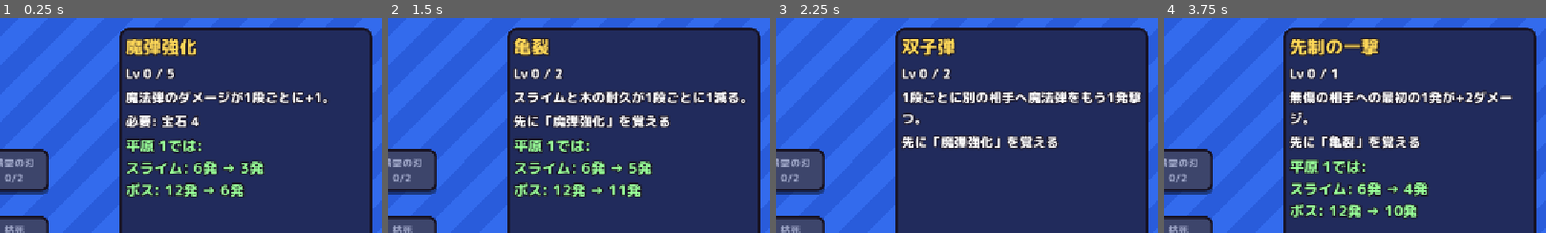
Above: before the commit, frames 1-4 (left to right).
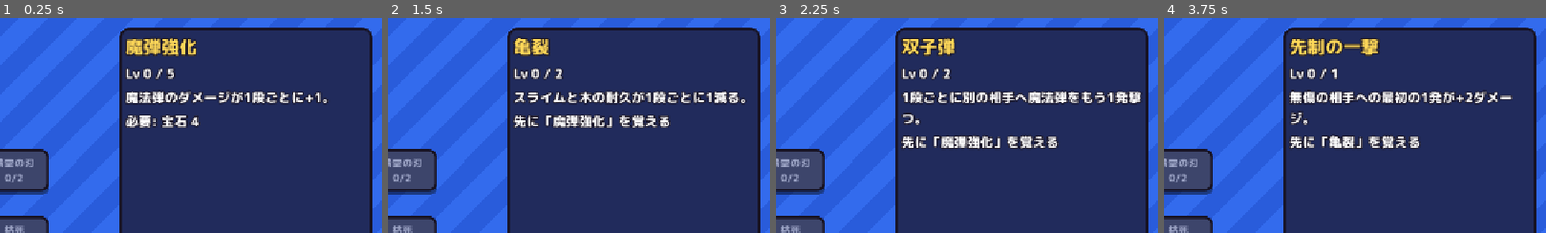
Above: after the commit, the same moments.

Repository: elefolo4565/fantasyIncremental
Game: Godot game, scene res://scenes/main/main.tscn
The game is run twice, just before and just after one commit, with the same random seed, the same clock (stepped at 60 frames per second) and the same inputs.
Inputs:
- Up to frame 1 (0.25 s): no input
- Up to frame 2 (1.5 s): click "魔弾強化 0/5" at 0.5 s; click "亀裂 0/2" at 1.25 s
- Up to frame 3 (2.25 s): click "双子弾 0/2" at 2 s
- Up to frame 4 (3.75 s): click "砕裂 0/2" at 2.75 s; click "先制の一撃 0/1" at 3.5 s
The pictures show only the part of the screen within x 50-100%, y 0-50%; the shares and areas given below are measured in that part.

The runs differ from the first frame. In frame 1, 4.0% of the frame differs, in the area x 32-70%, y 56-84%; in frame 2, 4.0%; in frame 3, nothing differs; in frame 4, 4.1%, in the area x 32-70%, y 65-94%.

Commit message:
強化のガイドから「何発で倒せるか」の表記をなくす
Co-Authored-By: Claude Opus 5.5 (1M context) <noreply@anthropic.com>
Claude-Session: https://claude.ai/code/session_01DCGdW39avWMz4PaMBGrhsd

Diff:
--- a/scenes/upgrade_tree/upgrade_tree.gd
+++ b/scenes/upgrade_tree/upgrade_tree.gd
@@ -286,24 +286,18 @@
 		if cost.y > 0:
 			parts.append("木材 %d" % cost.y)
 		_cost_label.text = "必要: " + "　".join(parts)
-	_preview_label.text = "\n".join(_hit_lines(def))
+	_preview_label.text = "\n".join(_change_lines(def))
 	_buy_button.disabled = not Progress.can_buy(def)
 
 
-## 選んだステージで「この強化を買うと何発で壊れるようになるか」を並べる。
-func _hit_lines(def: UpgradeDef) -> PackedStringArray:
+## この強化を買うと変わる数値（活動時間・攻撃間隔・射程）を並べる。
+## 「何発で倒せるか」は出さない（ユーザー指示 2026-10-06）。
+func _change_lines(def: UpgradeDef) -> PackedStringArray:
 	var lines := PackedStringArray()
 	if Progress.is_maxed(def):
 		return lines
 	var now := Progress.levels
 	var after := Stats.with_level(now, def.id, 1)
-	for target in _stage_targets():
-		var before_hits := Stats.hits_to_break(target[0], target[2], now)
-		var after_hits := Stats.hits_to_break(target[0], target[2], after)
-		if before_hits != after_hits:
-			lines.append("%s: %d発 → %d発" % [target[1], before_hits, after_hits])
-	if not lines.is_empty():
-		lines.insert(0, "%sでは:" % Progress.stages[Progress.selected_stage].name)
 	var stats_before := _stat_texts(now)
 	var stats_after := _stat_texts(after)
 	for label in stats_before:
@@ -312,7 +306,7 @@
 	return lines
 
 
-## 発数以外で強化によって変わる数値（活動時間・攻撃間隔・射程）を表示用の文字にする。
+## 強化によって変わる数値（活動時間・攻撃間隔・射程）を表示用の文字にする。
 func _stat_texts(levels: Dictionary) -> Dictionary:
 	return {
 		"活動時間": "%d秒" % roundi(Stats.run_time(levels)),
@@ -357,9 +351,6 @@
 	var def := _selected
 	if def == null:
 		return
-	var before: Array[int] = []
-	for target in _stage_targets():
-		before.append(Stats.hits_to_break(target[0], target[2], Progress.levels))
 	var stats_before := _stat_texts(Progress.levels)
 	if not Progress.buy(def):
 		Sfx.play(&"deny")
@@ -370,12 +361,6 @@
 	for label: String in stats_before:
 		if stats_before[label] != stats_after[label]:
 			text = "%s %s → %s！" % [label, stats_before[label], stats_after[label]]
-	var targets := _stage_targets()
-	for i in targets.size():
-		var after := Stats.hits_to_break(targets[i][0], targets[i][2], Progress.levels)
-		if after != before[i]:
-			text = "%s %d発 → %d発！" % [targets[i][1], before[i], after]
-			break
 	var button: Button = _buttons[def.id]
 	_pop(text, _node_center(def) + Vector2(0, -NODE_SIZE.y * 0.5))
 	var tween := button.create_tween()
Not shown, changed: CLAUDE.md
